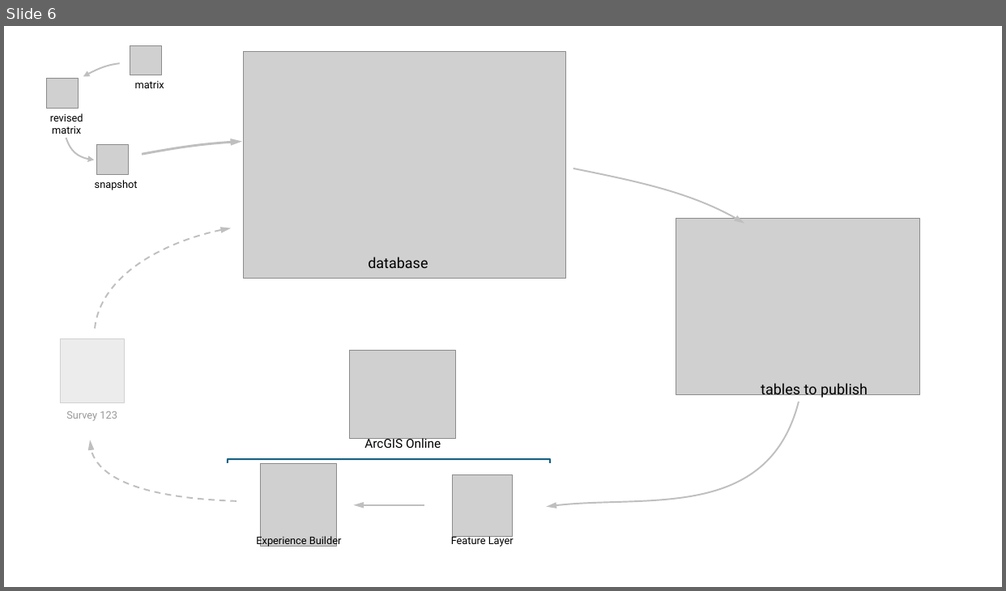
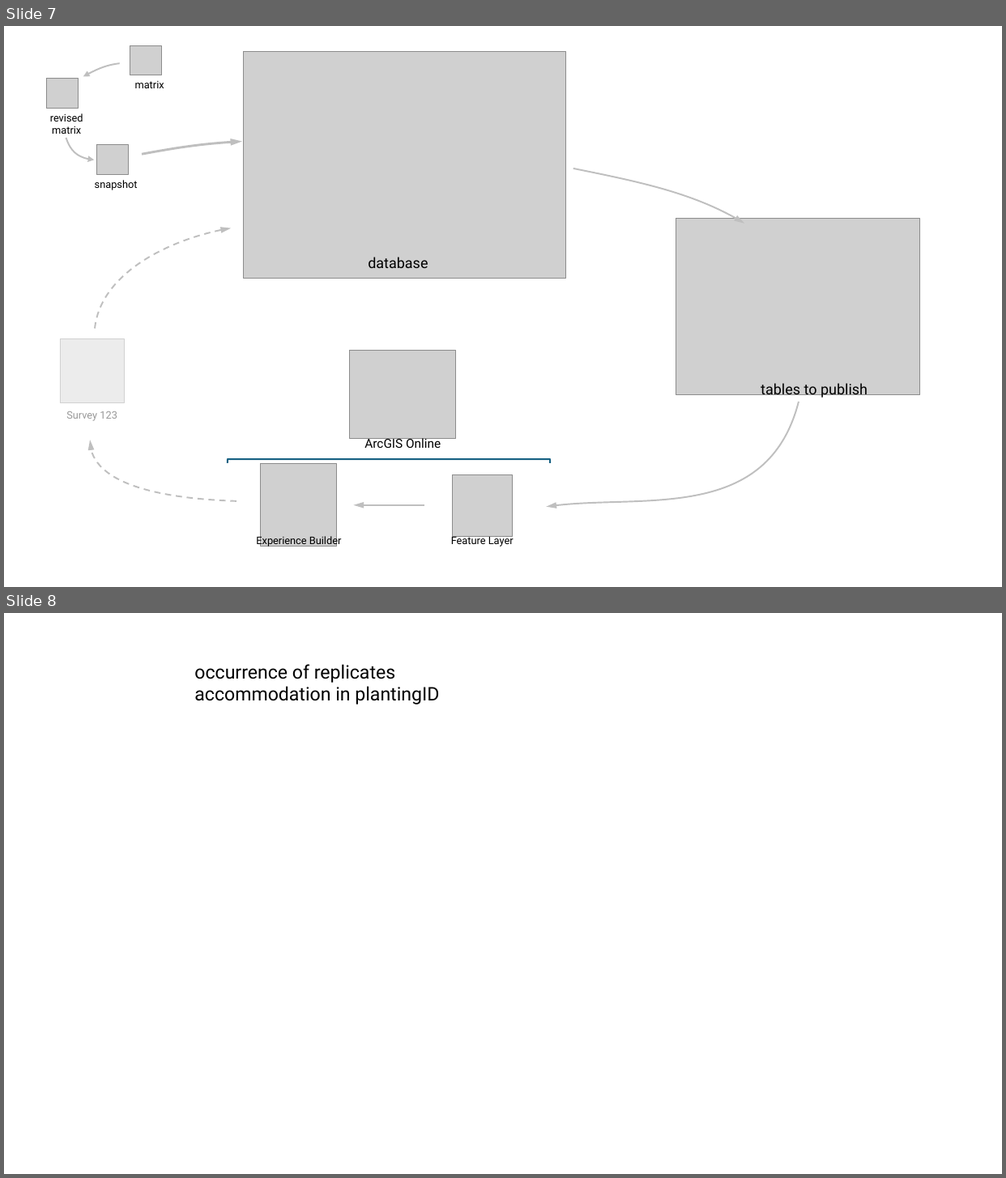
Before and after one commit to WA-Nearshore/seagrass-restoration-processing, a slide deck: docs/seagrass_restoration_storymap_notes.pptx. Shown one above the other, each under a label of ours: slide 6 before the commit, slides 7 and 8 after it. The pictures are 1006x591 and 1006x1178 pixels, drawn with LibreOffice and Linux fonts; fonts in the diff are those of the drawing; grey boxes stand for pictures. Boxes give left, top, right and bottom in pixels: in the first picture for what was removed or moved away, otherwise in the second. Text is boxed around its words. In the diff, an @@ line names an element or a change of style, - is before the commit and + after.

```diff
--- a/docs/seagrass_restoration_storymap_notes.pptx
+++ b/docs/seagrass_restoration_storymap_notes.pptx
@@ slide 8 added at <box>4,613,1002,1174</box>, background #FFFFFF @@
@@ text added at <box>194,664,439,705</box>, 18 pt, text #000000 @@
+occurrence of replicates
+accommodation in plantingID
@@ what was slide 6 is now slide 7 @@
```
Also in this commit, not shown: 1 slide changed, 1 other slide added, 47 other files.
